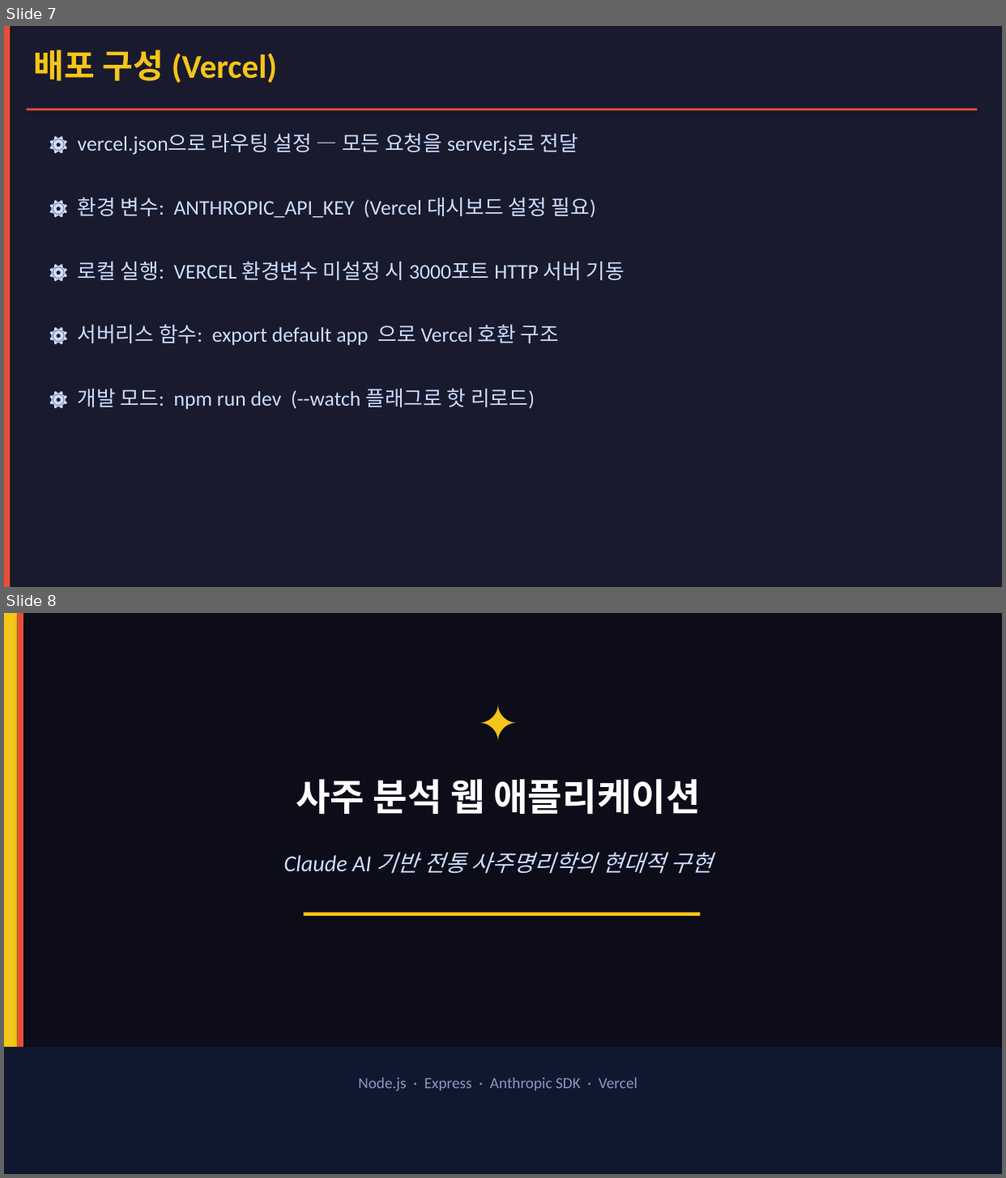
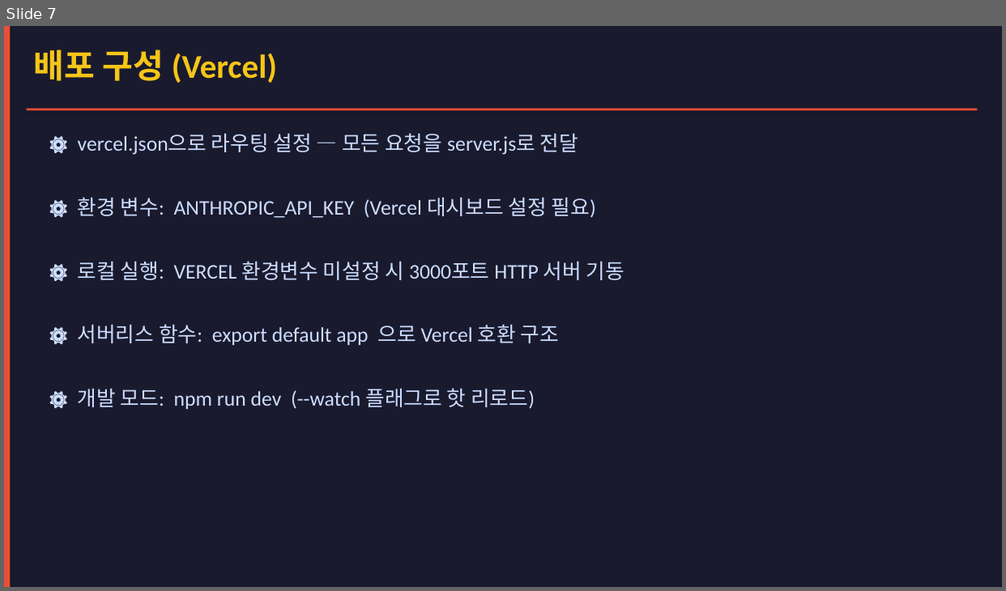
Before and after one commit to hohyun8/saju2, a slide deck: saju_app_overview.pptx. Shown one above the other, each under a label of ours: slides 7 and 8 before the commit, slide 7 after it. The pictures are 1006x1178 and 1006x591 pixels, drawn with LibreOffice and Linux fonts; fonts in the diff are those of the drawing. Boxes give left, top, right and bottom in pixels: in the first picture for what was removed or moved away, otherwise in the second. Text is boxed around its words. In the diff, an @@ line names an element or a change of style, - is before the commit and + after.

```diff
--- a/saju_app_overview.pptx
+++ b/saju_app_overview.pptx
@@ slide 8 removed at (x1=4, y1=613, x2=1002, y2=1174), background #1A1A2E @@
@@ rectangle removed at (x1=4, y1=613, x2=1002, y2=1174) @@
@@ rectangle removed at (x1=4, y1=613, x2=18, y2=1174) @@
@@ rectangle removed at (x1=18, y1=613, x2=23, y2=1174) @@
@@ text removed at (x1=49, y1=688, x2=948, y2=763) @@
-✦
@@ text removed at (x1=296, y1=779, x2=700, y2=814) @@
-사주 분석 웹 애플리케이션
@@ text removed at (x1=284, y1=852, x2=712, y2=874) @@
-Claude AI 기반 전통 사주명리학의 현대적 구현
@@ rectangle removed at (x1=304, y1=913, x2=701, y2=916) @@
@@ rectangle removed at (x1=4, y1=1047, x2=1002, y2=1174) @@
@@ text removed at (x1=358, y1=1077, x2=637, y2=1091) @@
-Node.js · Express · Anthropic SDK · Vercel
```
Also in this commit, not shown: 1 slide changed, 1 slide added.
